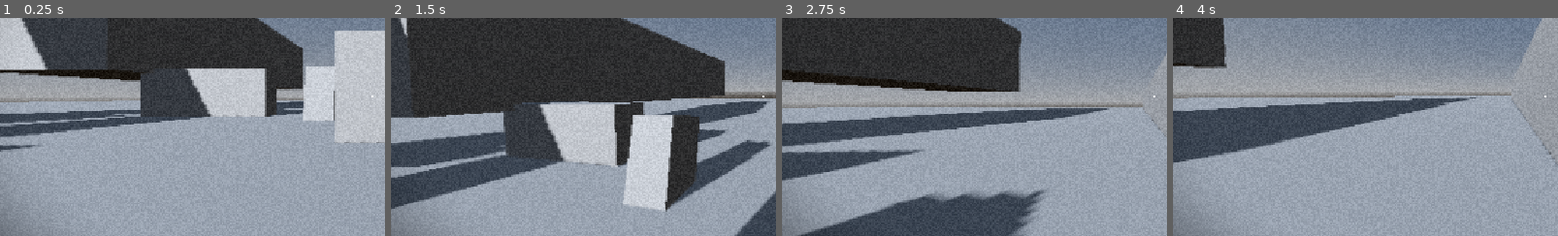
Above: before the commit, frames 1-4 (left to right).
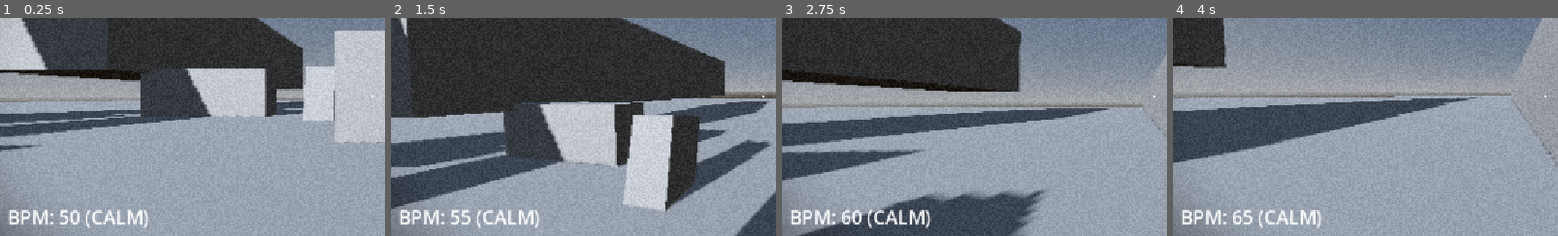
Above: after the commit, the same moments.

Repository: ggou3/voidkill
Game: Godot game, scene res://world.tscn
The game is run twice, just before and just after one commit, with the same random seed, the same clock (stepped at 60 frames per second) and the same inputs.
Inputs (mouse positions are % of the whole screen's width and height, from its top left):
- Up to frame 1 (0.25 s): no input
- Up to frame 2 (1.5 s): tap Enter at 0.5 s; move the mouse to (56, 50) at 0.52 s; hold C (slam) 0.53-1.28 s; hold W (move_forward) from 0.53 s (still down); tap Space (jump) at 0.77, 0.8, 1.07, 1.35 s; move the mouse to (45, 50) at 1.27 s
- Up to frame 3 (2.75 s): keep holding W (move_forward); tap Space (jump) at 1.52, 1.82, 2.3 s; tap C (slam) at 1.55 s; move the mouse to (53, 48) at 2.02 s; hold Right mouse button (alt_fire) from 2.03 s (still down)
- Up to frame 4 (4 s): keep holding W (move_forward); move the mouse to (49, 52) at 2.77 s; release Right mouse button (alt_fire) at 2.78 s; tap Shift (dash) at 2.85 s; tap Space (jump) at 3.02, 3.32, 3.77, 3.8 s; tap C (slam) at 3.05 s; move the mouse to (58, 51) at 3.52 s; hold F (melee) from 3.53 s (still down)
The pictures show only the part of the screen within x 2-52%, y 32-82%; the shares and areas given below are measured in that part.

The runs differ from the first frame. In frame 1, 1.2% of the frame differs, in the area x 2-39%, y 88-97%; in frame 2, 1.2%; in frame 3, 1.3%; in frame 4, 1.2%.

Commit message:
Implement core BPM system architecture, growth/decay dynamics, and HUD display

Diff:
--- a/enemy.gd
+++ b/enemy.gd
@@ -38,6 +38,7 @@
 
 var is_inflated: bool = false
 var was_killed_by_melee: bool = false
+var was_killed_by_shockwave: bool = false
 var explosion_chain_depth: int = 0
 var slam_chain_depth: int = 0
 var slow_factor: float = 1.0
@@ -485,6 +486,9 @@
 
 	if is_shockwave:
 		slam_chain_depth = max(0, source_chain_depth)
+		was_killed_by_shockwave = true
+	elif amount > 0:
+		was_killed_by_shockwave = false
 
 	was_killed_by_melee = is_melee or is_shockwave or is_execute
 	health -= amount
@@ -738,6 +742,14 @@
 	poison_dot_duration = 0.0
 	AudioManager.play_sound("enemy_death")
 
+	# Начисление BPM игроку (+12 за убийство ударной волной, +8 за обычное убийство)
+	var player = get_tree().get_first_node_in_group("player")
+	if is_instance_valid(player) and "skills" in player and is_instance_valid(player.skills):
+		if was_killed_by_shockwave:
+			player.skills.add_bpm(12.0)
+		else:
+			player.skills.add_bpm(8.0)
+
 	if hp_sprite:
 		hp_sprite.visible = false
 	if hp_label:
--- a/player.gd
+++ b/player.gd
@@ -445,6 +445,8 @@
 				head.add_recoil(0.045 if is_blood_active() else 0.035, 0.0)
 				time_on_ground = 0.0
 				prev_air_time = 0.0
+				if skills and skills.has_method("add_bpm"):
+					skills.add_bpm(5.0)
 
 		coyote_timer = 0.0
 		jump_buffer_timer = 0.0
@@ -716,6 +718,8 @@
 	if is_dead:
 		return
 	health = max(0, health - amount)
+	if skills and skills.has_method("drop_bpm_on_damage"):
+		skills.drop_bpm_on_damage()
 	if head:
 		head.add_recoil(0.25, 0.0)
 	if knockback_vector != Vector3.ZERO:
--- a/player.tscn
+++ b/player.tscn
@@ -496,6 +496,14 @@
 offset_bottom = 621.0
 theme_override_font_sizes/font_size = 32
 text = "DASH: 3/3"
+
+[node name="BPMLabel" type="Label" parent="HUD" unique_id=773412599]
+offset_left = 34.0
+offset_top = 484.0
+offset_right = 350.0
+offset_bottom = 529.0
+theme_override_font_sizes/font_size = 28
+text = "BPM: 50 (CALM)"
 
 [node name="HealthLabel" type="Label" parent="HUD" unique_id=773412589]
 offset_left = 34.0
--- a/skill_manager.gd
+++ b/skill_manager.gd
@@ -28,16 +28,35 @@
 var slam_timer = 0.0
 var blood_timer = 0.0
 
+# --- BPM SYSTEM (Сердцебиение) ---
+const MIN_BPM: float = 50.0
+const MAX_BPM: float = 200.0
+var bpm: float = MIN_BPM
+var time_since_bpm_gain: float = 0.0
+
 @onready var player = $".."
 @onready var head = $"../Head"
 @onready var slam_ray = $"../SlamRay"
 @onready var dash_label = $"../HUD/DashLabel"
+@onready var bpm_label = get_node_or_null("../HUD/BPMLabel")
 
 func _ready():
 	dashes = MAX_DASH
 	dash_timer_cd = 0.0
 	dash_interval_timer = 0.0
 	dash_current_speed = dash_target_speed
+
+	if not bpm_label:
+		var hud = get_node_or_null("../HUD")
+		if hud:
+			bpm_label = Label.new()
+			bpm_label.name = "BPMLabel"
+			bpm_label.offset_left = 34.0
+			bpm_label.offset_top = 484.0
+			bpm_label.offset_right = 350.0
+			bpm_label.offset_bottom = 529.0
+			bpm_label.add_theme_font_size_override("font_size", 28)
+			hud.add_child(bpm_label)
 
 func _process(delta):
 	# Восстановление зарядов дэша
@@ -53,6 +72,20 @@
 
 	if slam_timer > 0: slam_timer -= delta
 	if blood_timer > 0: blood_timer -= delta
+
+	# BPM: активный кровавый сёрф (слайд по луже крови): +3 BPM/сек
+	if is_instance_valid(player) and player.is_sliding and player.is_on_blood:
+		add_bpm(3.0 * delta)
+	else:
+		time_since_bpm_gain += delta
+
+	# BPM: пассивный спад к 50.0 при отсутствии событий роста за последние 2 секунды: -4 BPM/сек
+	if time_since_bpm_gain >= 2.0 and bpm > MIN_BPM:
+		bpm = max(MIN_BPM, bpm - 4.0 * delta)
+
+	# Индикация BPM в HUD
+	if bpm_label:
+		bpm_label.text = "BPM: %d (%s)" % [int(round(bpm)), get_bpm_tier()]
 
 	# Индикация состояния зарядов и остывания
 	if dash_label:
@@ -65,6 +98,30 @@
 			dash_label.text = "DASH: " + str(dashes) + " (READY, +" + str(snapped(dash_timer_cd, 0.1)) + "s)"
 		else:
 			dash_label.text = "DASH: " + str(MAX_DASH) + " (READY)"
+
+# --- BPM API ---
+
+func add_bpm(amount: float):
+	if amount <= 0.0:
+		return
+	bpm = clamp(bpm + amount, MIN_BPM, MAX_BPM)
+	time_since_bpm_gain = 0.0
+
+func drop_bpm_on_damage():
+	# Резкое падение при получении урона игроком: -25% от текущего значения (не фиксированное число)
+	var drop = bpm * 0.25
+	bpm = max(MIN_BPM, bpm - drop)
+	print("[BPM] Damage penalty: -%.1f -> %.1f (%s)" % [drop, bpm, get_bpm_tier()])
+
+func get_bpm_tier() -> String:
+	if bpm < 90.0:
+		return "CALM"
+	elif bpm < 140.0:
+		return "PUMPING"
+	elif bpm < 180.0:
+		return "SURGING"
+	else:
+		return "OVERDRIVE"
 
 func activate_blood_buff():
 	blood_timer = blood_buff_duration
Not shown, changed: DESIGN.md
